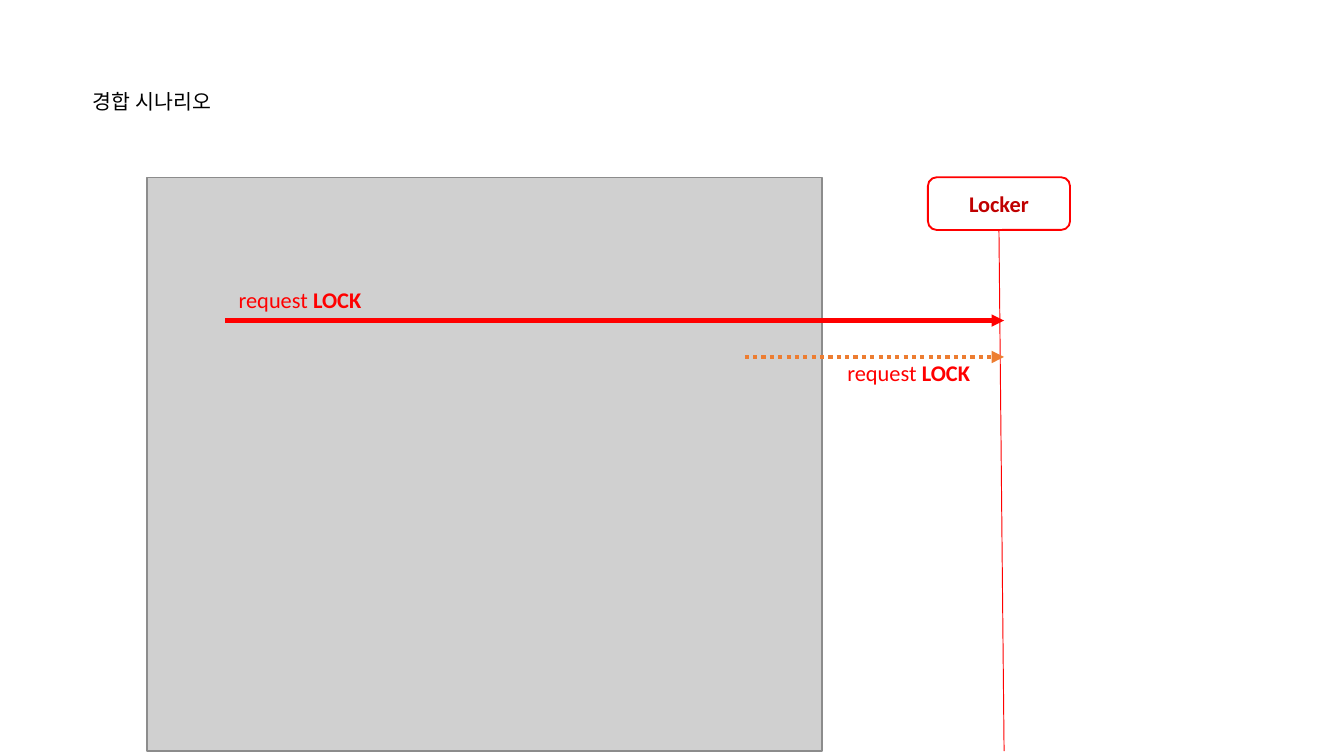
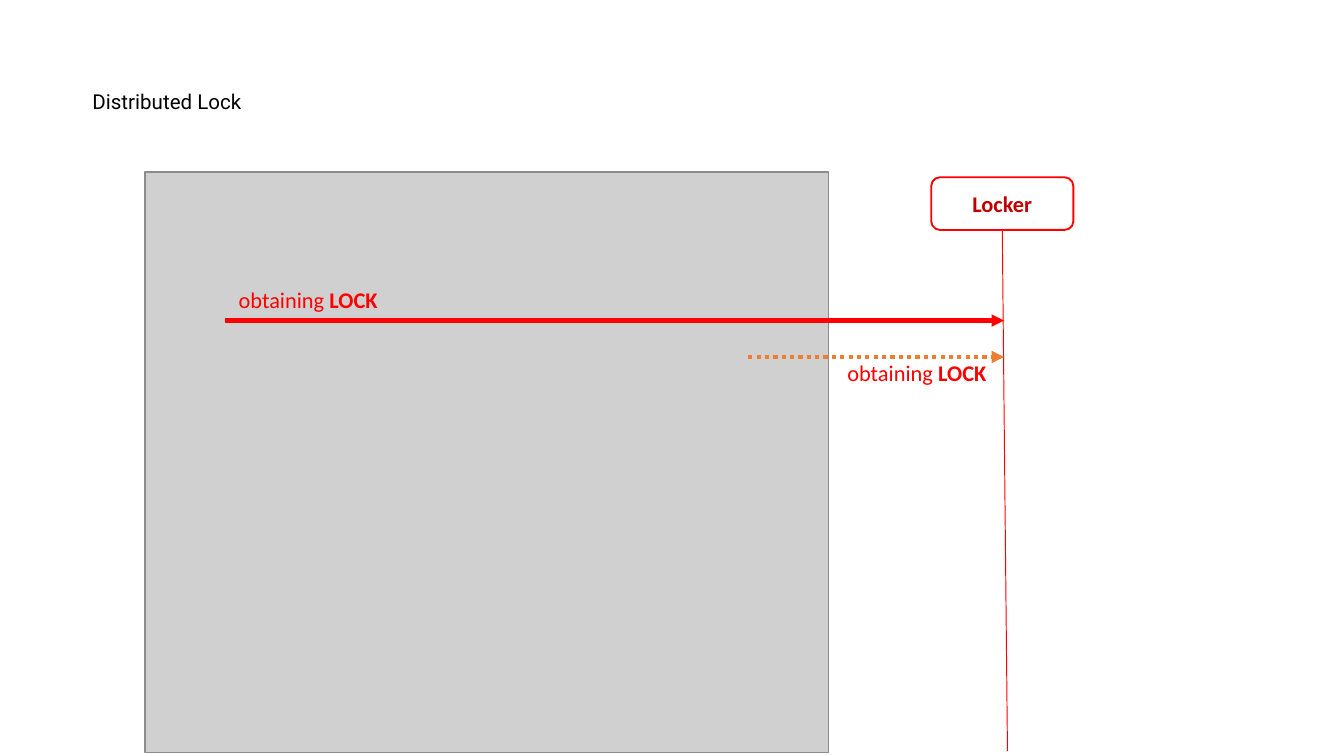
Before and after one commit to nayasis/fastcampus-hyper-webflux, a slide deck: slide 23 of 99.ppt/[Ch4-6. 실무형 심화개발.pptx (slide 25 before the commit). Drawn at 1344x756 pixels with LibreOffice and Linux fonts; fonts in the diff are those of the drawing; grey boxes stand for pictures; background and template pictures are left out. Boxes give left, top, right and bottom in pixels: in the first picture for what was removed or moved away, otherwise in the second. Text is boxed around its words. In the diff, an @@ line names an element or a change of style, - is before the commit and + after.

```diff
--- a/99.ppt/[Ch4-6. 실무형 심화개발.pptx
+++ b/99.ppt/[Ch4-6. 실무형 심화개발.pptx
@@ title at (x1=92, y1=93, x2=241, y2=110): text changed @@
-경합 시나리오
+Distributed Lock
@@ picture resized from (x1=146, y1=177, x2=821, y2=751) to (x1=145, y1=172, x2=828, y2=753) @@
@@ rounded rectangle "Locker" moved from (x1=927, y1=177, x2=1070, y2=230) to (x1=931, y1=177, x2=1074, y2=230) @@
@@ line moved from (999, 230) - (1004, 751) to (1003, 230) - (1008, 751) @@
@@ text at (x1=239, y1=292, x2=377, y2=312): text changed @@
-request LOCK
+obtaining LOCK
@@ arrow moved from (745, 358) - (1004, 358) to (749, 358) - (1004, 358) @@
@@ text at (x1=847, y1=365, x2=933, y2=385): text changed @@
-request LOCK
+obtaining LOCK
```
Also in this commit, not shown: 3 other slides changed, 1 slide added, 2 slides removed.
